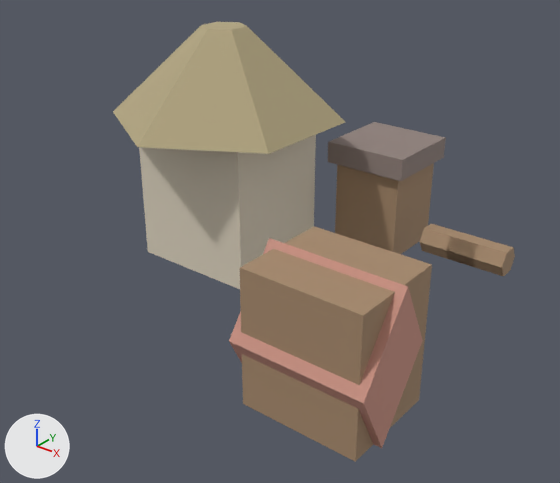
Renders of the glTF model public/assets/3d/props/city-hamlet-0.glb from each side of a commit.
Before and after are seen from a 50 mm camera at (0.589, -0.668, 0.505) aimed at (0.055, 0.0, 0.091). The lights are fixed; the arrows at lower left show +X, +Y and +Z. The older version comes first. Vertices at exactly the same position are counted once.

Objects in the first picture: 'city-hamlet-0'.
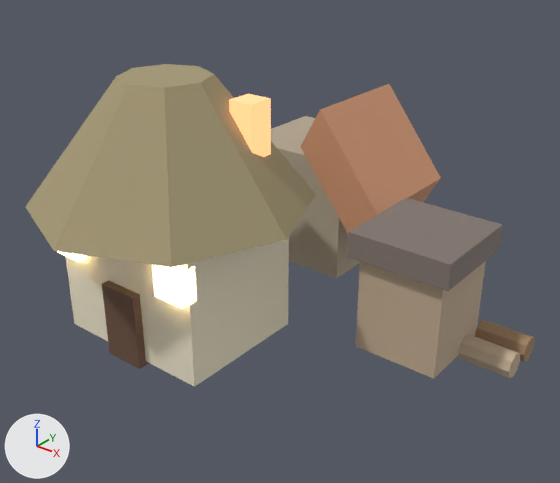
Location of each change, (x1, y1, x2, y2) in pixels of the pictures (560 x 483 px; the box of a moved part takes in the faces that stretch with it):
'city-hamlet-0', reshaped (27% wider, 27% shorter): before (113, 22, 515, 462); after (25, 64, 535, 387)
part 1 of me_cube, added (pale yellow): after (65, 237, 289, 387)
part 2 of me_cube, added (brown): after (102, 280, 149, 369)
part 3 of me_cube, added (beige): after (152, 265, 197, 309)
part 4 of me_cube, added (mostly hidden): after (57, 251, 87, 262)
part 5 of me_cube, added (beige): after (25, 64, 316, 267)
part 6 of me_cube, added: after (229, 94, 271, 157)
part 7 of me_cube, added (beige): after (271, 116, 360, 278)
part 8 of me_cube, moved or reshaped: before (335, 163, 434, 254); after (356, 261, 486, 379)
part 9 of me_cube, added (beige): after (458, 335, 520, 378)
part 10 of me_cube, moved or reshaped: before (328, 122, 446, 181); after (347, 198, 503, 291)
part 11 of me_cube, added (brown): after (475, 320, 535, 362)
part 12 of me_cube, deleted: before (139, 135, 515, 462)
part 13 of me_cube, built on: before (113, 22, 345, 154); after (300, 84, 441, 234)

Edits to the bpy script that builds the scene:
```text
Change me_cube:
    remove me_cube.from_pydata(...)  # 92 vertices, 144 faces; spans x -0.239..0.3, y -0.188..0.31, z 0.0..0.32
    remove me_cube.materials.append(mat_stonew)  # pale yellow #ddd3bf
    add me_cube.from_pydata(...)  # 185 vertices, 298 faces; spans x -0.31..0.35, y -0.28..0.24, z 0.0..0.31
    me_cube part 1: a new loose piece, a box spanning x -0.1..0.1, y -0.2..-0.04, z 0.01..0.19, in mat_plasta (pale yellow #ede5cb)
    me_cube part 2: a new loose piece, a box spanning x -0.025..0.025, y -0.21..-0.19, z 0.005..0.095, in mat_door (brown #6c503f)
    me_cube part 3: a new loose piece, a box spanning x 0.06..0.1, y -0.21..-0.19, z 0.11..0.15, in mat_winglow (beige #f9e1a0, glowing beige #ffe7aa)
    me_cube part 4: a new loose piece, a box spanning x -0.1..-0.06, y -0.21..-0.19, z 0.11..0.15, in mat_winglow (beige #f9e1a0, glowing beige #ffe7aa)
    me_cube part 5: a new loose piece, an 8-sided cut cone along z (radius 0.16 at the low end, 0.05 at the high end) spanning x -0.16..0.16, y -0.28..0.04, z 0.17..0.31, in mat_thatchd (beige #a69976)
    me_cube part 6: a new loose piece, a box spanning x 0.065..0.095, y -0.095..-0.065, z 0.23..0.29, in mat_chim (brown #897c6f, glowing orange #ffaa6c)
    me_cube part 7: a new loose piece, a box spanning x -0.08..0.08, y 0.09..0.23, z 0.01..0.17, in mat_plastb (beige #b3a690)
    me_cube part 8: the loose piece of 8 vertices spanning x 0.0..0.1, y 0.2..0.3, z 0.0..0.12 is moved by (0.19, -0.23, 0.01), in mat_woodl (beige #bfaa90)
    me_cube part 9: a new loose piece, an 8-sided cylinder along x spanning x 0.29..0.35, y 0.025..0.055, z 0.0..0.03, in mat_woodl (beige #bfaa90)
    me_cube part 10: the loose piece of 8 vertices spanning x -0.01..0.11, y 0.19..0.31, z 0.125..0.155 is moved by (0.19, -0.23, 0.0)
    me_cube part 11: a new loose piece, an 8-sided cylinder along x spanning x 0.29..0.35, y 0.065..0.095, z 0.0..0.03, in mat_wood (brown #a08161)
    me_cube part 12: 7 loose pieces with 64 vertices, spanning x -0.19..0.3, y -0.188..0.24, z 0.0..0.2, are deleted
    me_cube part 13
    12 vertices are removed from x -0.239..0.039, y -0.08..0.24, z 0.2..0.32
    20 faces are deleted
    8 vertices are added at x 0.024..0.143, y 0.08..0.24, z 0.069..0.238
    12 new faces join them, mat_roofr (beige #d39976)
    other edits to the shape of me_cube do not show in these pictures
    remove me_cube.materials.append(mat_window)  # greyish blue #61697c
    add me_cube.materials.append(mat_plasta)  # pale yellow #ede5cb
    add me_cube.materials.append(mat_winglow)  # beige #f9e1a0, glowing beige #ffe7aa
    add me_cube.materials.append(mat_thatchd)  # beige #a69976
    add me_cube.materials.append(mat_chim)  # brown #897c6f, glowing orange #ffaa6c
    add me_cube.materials.append(mat_plastb)  # beige #b3a690
    add me_cube.materials.append(mat_woodl)  # beige #bfaa90
    add me_cube.materials.append(mat_stonec)  # light grey #b3b3bf
```
